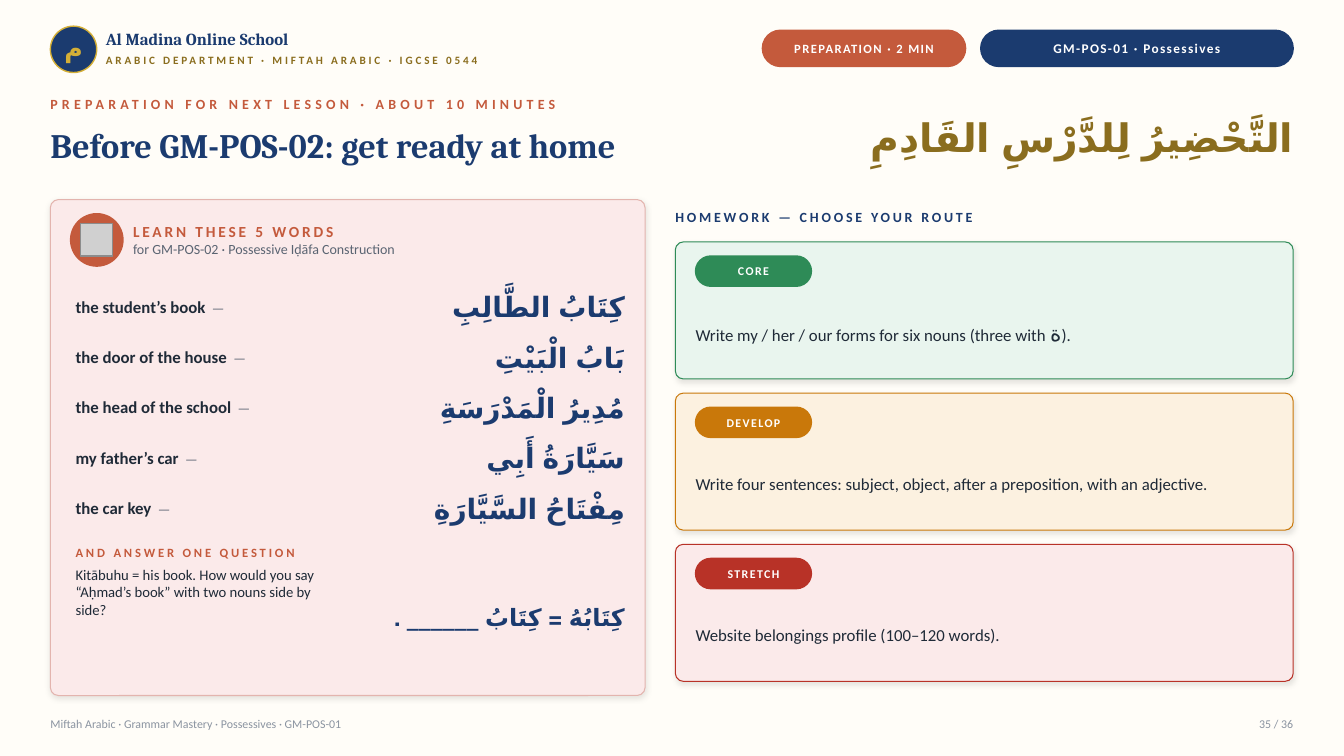
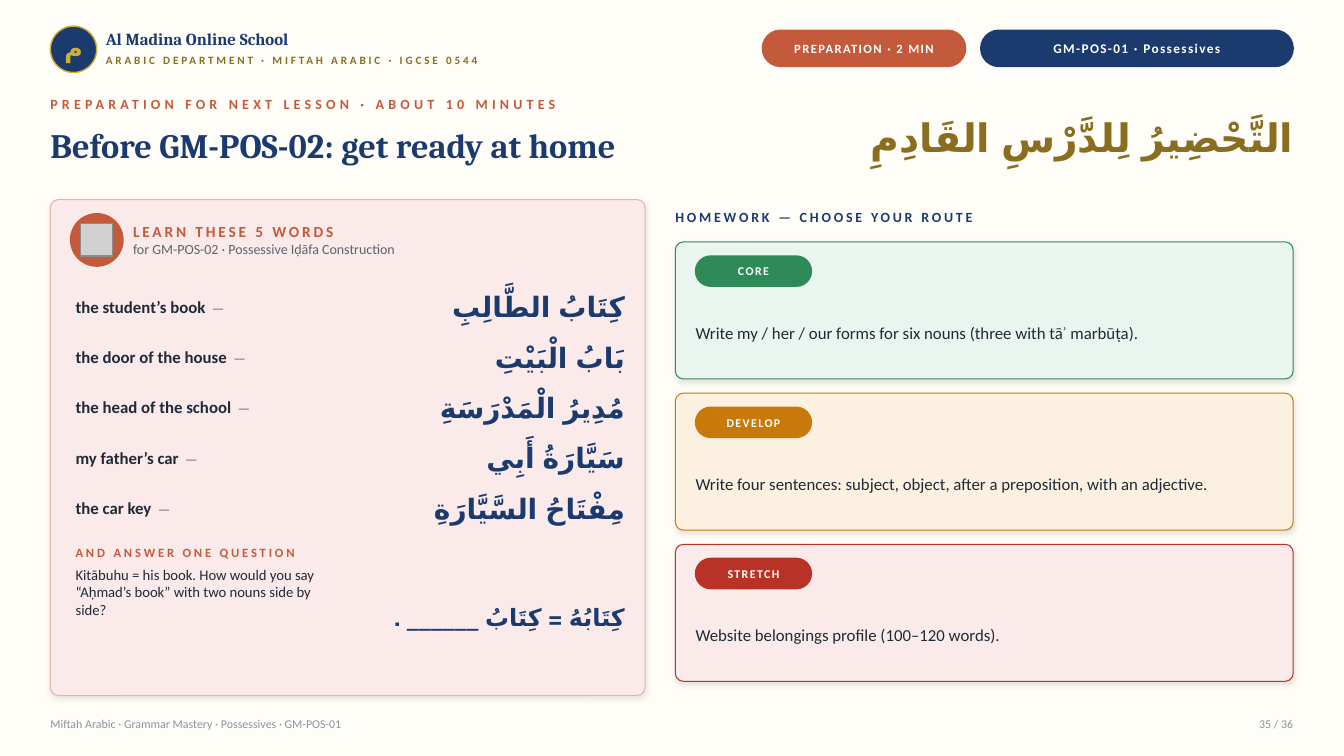
Before and after one commit to Linat1/Miftah_arabic, a slide deck: slide 35 of Grammar_Mastery/13_Possessives/GM-POS-01_Possessive_Endings.pptx. Drawn at 1344x756 pixels with LibreOffice and Linux fonts; fonts in the diff are those of the drawing; grey boxes stand for pictures. Boxes give left, top, right and bottom in pixels: in the first picture for what was removed or moved away, otherwise in the second. Text is boxed around its words. In the diff, an @@ line names an element or a change of style, - is before the commit and + after.

```diff
--- a/Grammar_Mastery/13_Possessives/GM-POS-01_Possessive_Endings.pptx
+++ b/Grammar_Mastery/13_Possessives/GM-POS-01_Possessive_Endings.pptx
@@ text at box(696, 327, 1138, 342): text changed @@
-Write my / her / our forms for six nouns (three with ة).
+Write my / her / our forms for six nouns (three with tāʾ marbūṭa).
```
Also in this commit, not shown: 1 other file.
